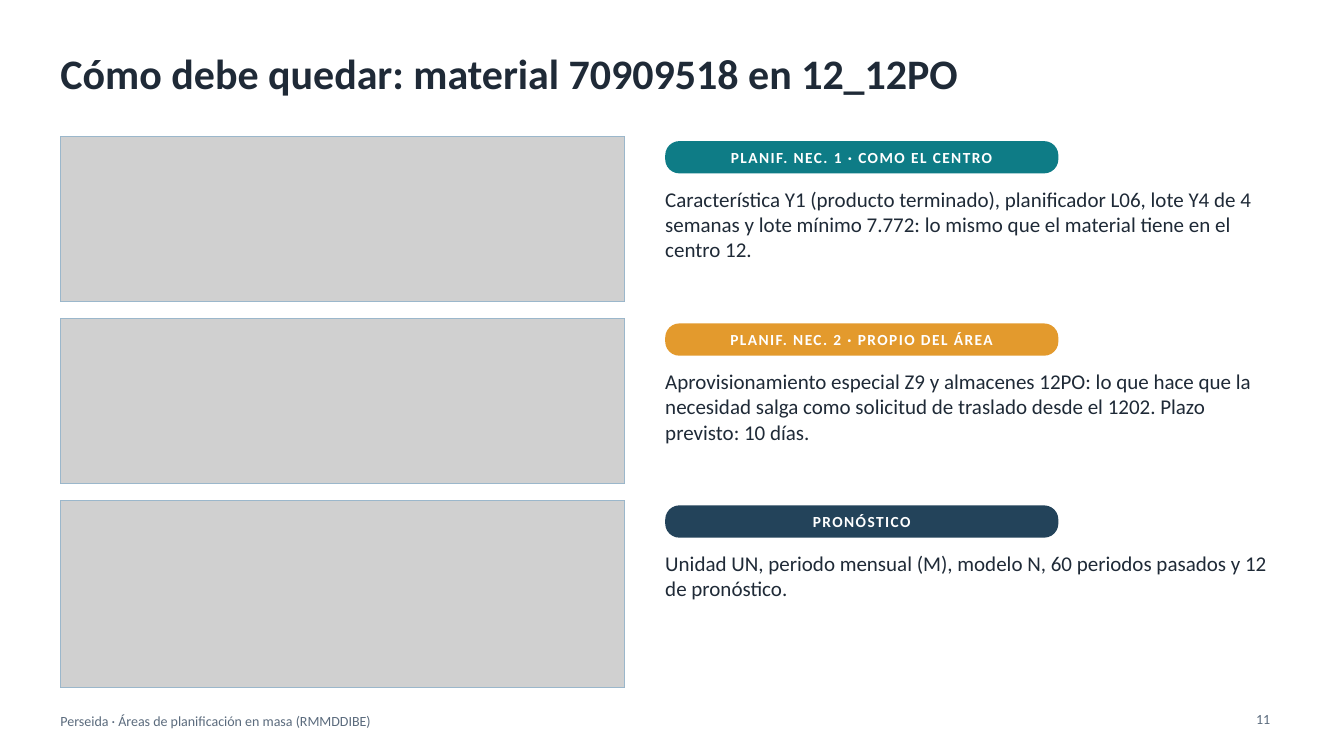
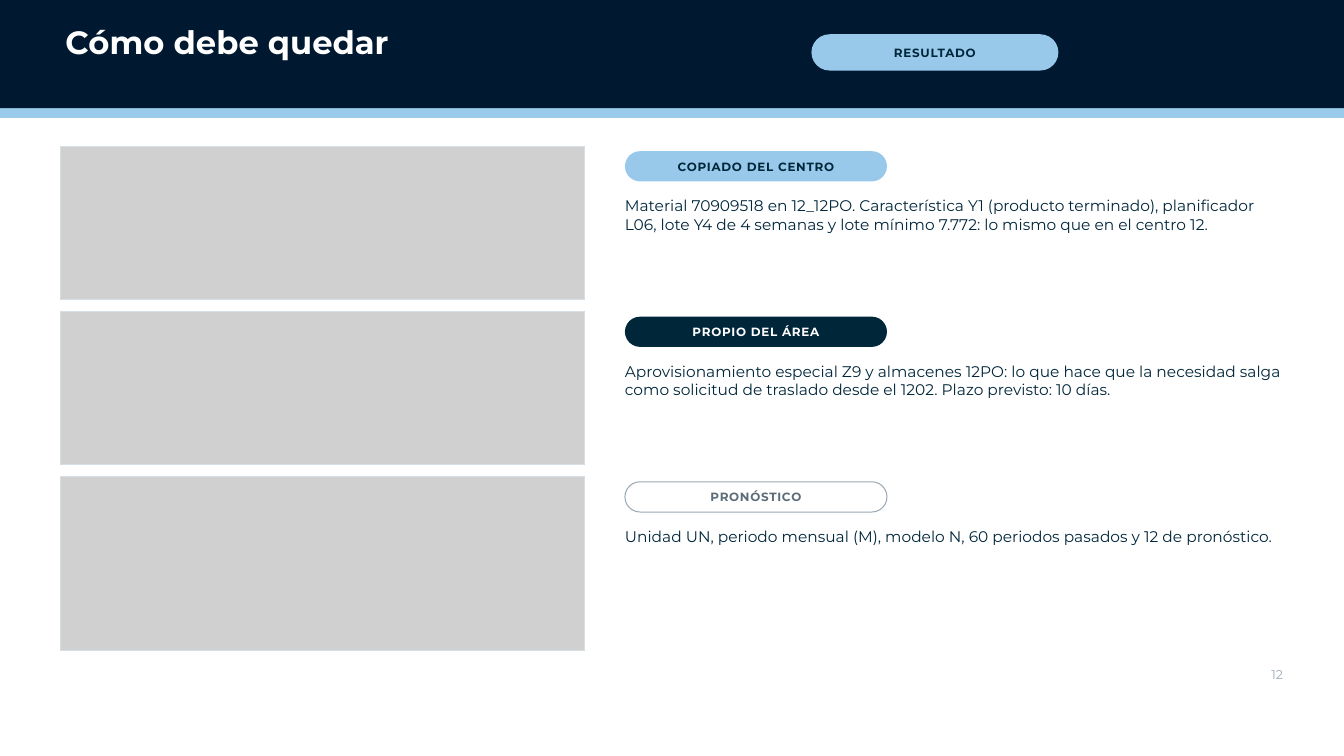
Before and after one commit to Enrique24799/PERSEIDA, a slide deck: slide 12 of manuales/Manual_RMMDDIBE_areas_planificacion.pptx (slide 11 before the commit). Drawn at 1344x756 pixels with LibreOffice and Linux fonts; fonts in the diff are those of the drawing; grey boxes stand for pictures; background and template pictures are left out. Boxes give left, top, right and bottom in pixels: in the first picture for what was removed or moved away, otherwise in the second. Text is boxed around its words. In the diff, an @@ line names an element or a change of style, - is before the commit and + after.

```diff
--- a/manuales/Manual_RMMDDIBE_areas_planificacion.pptx
+++ b/manuales/Manual_RMMDDIBE_areas_planificacion.pptx
@@ rectangle added at [0,0,1344,108], fill #001930 @@
@@ title "Cómo debe quedar" at [65,29,389,61]: vertical alignment middle to top @@
@@ title at [65,29,389,61]: text changed; size 30 to 23 pt; font Calibri to Montserrat; text colour #1F2A37 to #FFFFFF @@
-Cómo debe quedar: material 70909518 en 12_12PO
+Cómo debe quedar
@@ rounded rectangle added at [812,34,1059,71], fill #98C9EB, 8.5 pt, text #00263A, bold @@
+RESULTADO
@@ rectangle added at [0,100,1344,118], fill #9BCBEB @@
@@ picture: place and size @@
-picture at [60,136,625,301]
+picture at [60,146,585,299]
@@ rectangle: place and size @@
-rectangle at [60,136,625,301]
+rectangle at [60,146,585,299]
@@ rounded rectangle removed at [665,141,1059,173] @@
-PLANIF. NEC. 1 · COMO EL CENTRO
@@ rounded rectangle added at [625,151,887,181], fill #98C9EB, 8.5 pt, text #00263A, bold @@
+COPIADO DEL CENTRO
@@ text at [625,199,1254,233]: text changed; size 15 to 11 pt; font Calibri to Montserrat; text colour #1F2A37 to #00263A @@
-Característica Y1 (producto terminado), planificador L06, lote Y4 de 4 semanas y lote mínimo 7.772: lo mismo que el material tiene en el centro 12.
+Material 70909518 en 12_12PO. Característica Y1 (producto terminado), planificador L06, lote Y4 de 4 semanas y lote mínimo 7.772: lo mismo que en el centro 12.
@@ picture: place and size @@
-picture at [60,319,625,484]
+picture at [60,312,585,465]
@@ rectangle: place and size @@
-rectangle at [60,319,625,484]
+rectangle at [60,312,585,465]
@@ rounded rectangle "PROPIO DEL ÁREA": place and size @@
-rounded rectangle "PROPIO DEL ÁREA" at [665,324,1059,356]
+rounded rectangle "PROPIO DEL ÁREA" at [625,317,887,347]
@@ rounded rectangle "PROPIO DEL ÁREA" at [625,317,887,347]: fill #E39A2D to #00263A; proportions changed @@
@@ text in rounded rectangle at [692,325,819,336]: text changed; size 11 to 8.5 pt; font Calibri to Montserrat @@
-PLANIF. NEC. 2 · PROPIO DEL ÁREA
+PROPIO DEL ÁREA
@@ text "Aprovisionamiento especial Z9 y almacenes ...": place and size @@
-text "Aprovisionamiento especial Z9 y almacenes ..." at [665,374,1251,444]
+text "Aprovisionamiento especial Z9 y almacenes ..." at [625,365,1280,398]
@@ text "Aprovisionamiento especial Z9 y almacenes ..." at [625,365,1280,398]: size 15 to 11 pt, font Calibri to Montserrat, text colour #1F2A37 to #00263A @@
@@ picture: place and size @@
-picture at [60,500,625,687]
+picture at [60,477,585,650]
@@ outline #9BB7CB 0.75 pt to #D7DFE6 0.75 pt in 3 elements at [60,146,585,299], [60,312,585,465], [60,477,585,650] @@
@@ rectangle: place and size @@
-rectangle at [60,500,625,687]
+rectangle at [60,477,585,650]
@@ rounded rectangle "PRONÓSTICO": place and size @@
-rounded rectangle "PRONÓSTICO" at [665,505,1059,537]
+rounded rectangle "PRONÓSTICO" at [625,482,887,512]
@@ rounded rectangle "PRONÓSTICO" at [625,482,887,512]: size 11 to 8.5 pt, font Calibri to Montserrat, text colour #FFFFFF to #5B6B78, letter spacing 1 to 0.5 pt; fill #23435A to #FFFFFF; outline none to #9AA9B4 0.75 pt; proportions changed @@
@@ text "Unidad UN, periodo mensual (M), ..." at [625,530,1271,545]: size 15 to 11 pt, font Calibri to Montserrat, text colour #1F2A37 to #00263A @@
@@ text "Unidad UN, periodo mensual (M), ...": place and size @@
-text "Unidad UN, periodo mensual (M), ..." at [665,556,1266,600]
+text "Unidad UN, periodo mensual (M), ..." at [625,530,1271,545]
@@ page number added at [1271,670,1283,679], 9 pt, text #9AA9B4 @@
+12
@@ text removed at [60,714,371,728] @@
-Perseida · Áreas de planificación en masa (RMMDDIBE)
@@ page number removed at [1256,715,1270,724] @@
-11
```
Also in this commit, not shown: 13 other slides changed, 2 slides added, 1 slide removed, 2 other files.
